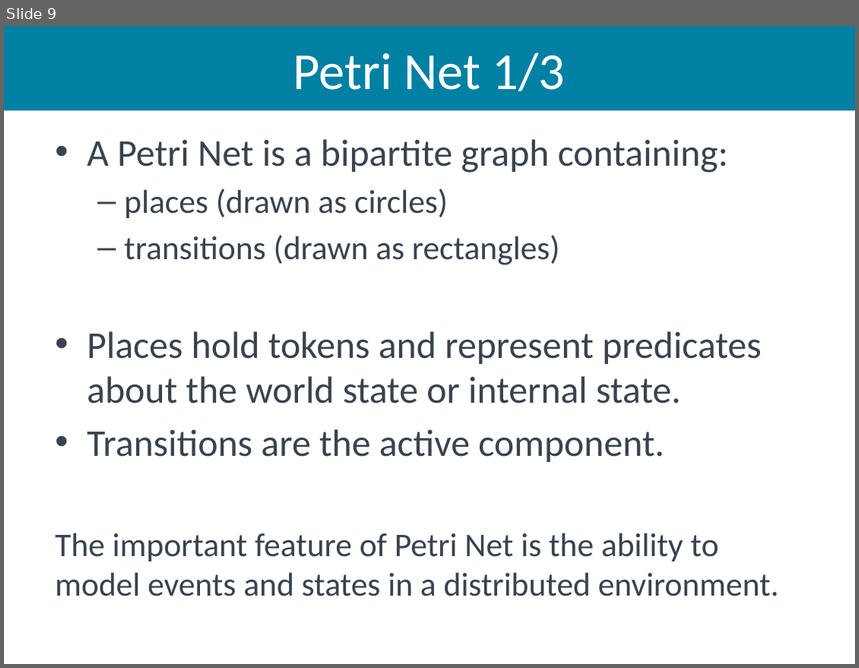
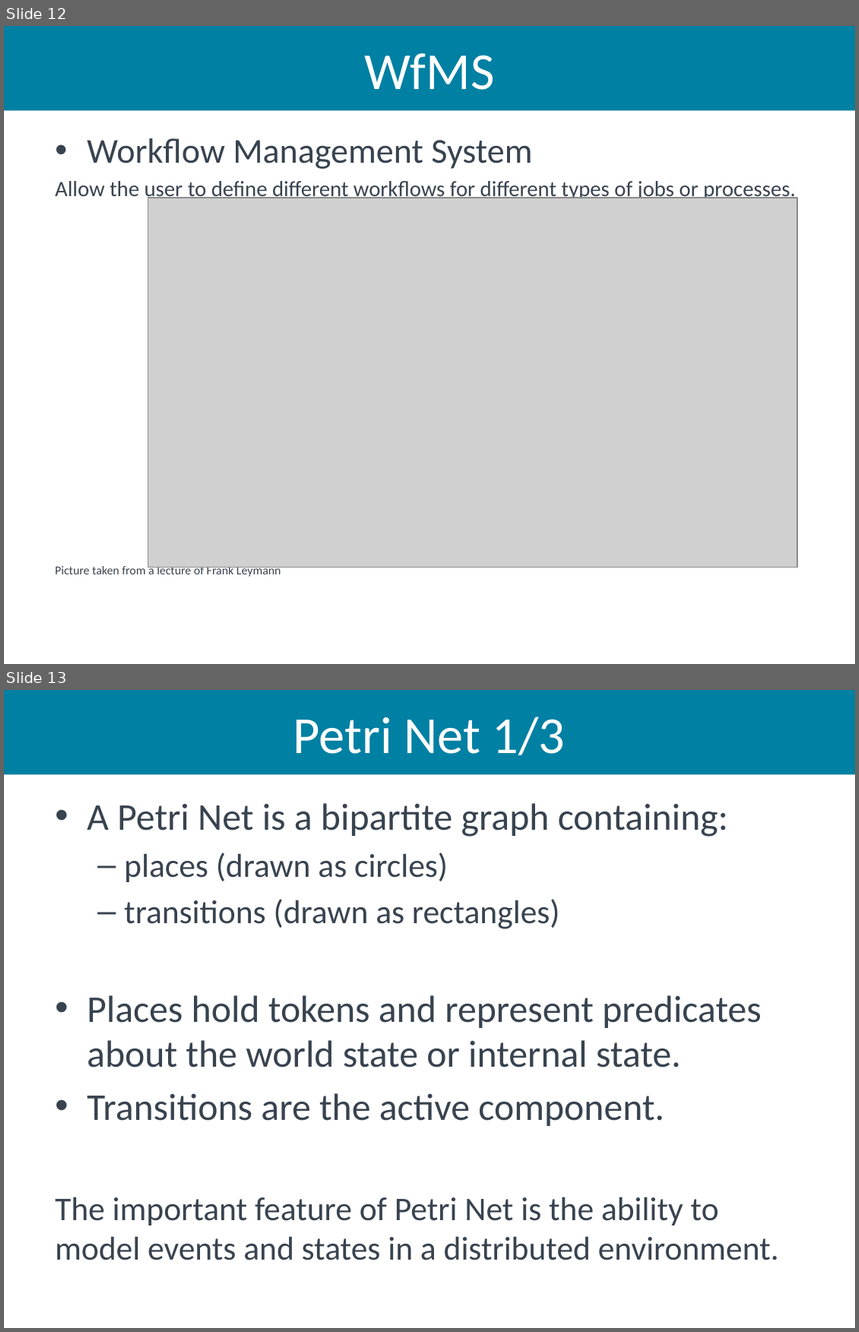
Before and after one commit to aiked/cs565, a slide deck: presentation/michath_slides.pptx. Shown one above the other, each under a label of ours: slide 9 before the commit, slides 12 and 13 after it. The pictures are 859x668 and 859x1332 pixels, drawn with LibreOffice and Linux fonts; fonts in the diff are those of the drawing; grey boxes stand for pictures. Boxes give left, top, right and bottom in pixels: in the first picture for what was removed or moved away, otherwise in the second. Text is boxed around its words. In the diff, an @@ line names an element or a change of style, - is before the commit and + after.

```diff
--- a/presentation/michath_slides.pptx
+++ b/presentation/michath_slides.pptx
@@ slide 12 added at (4,26,855,664), background #FFFFFF @@
@@ title added at (4,26,855,110), fill #0080A3, 44 pt, text #FFFFFF @@
+WfMS
@@ text added at (55,138,796,577), 18.5 pt, text #38434F @@
+• Workflow Management System
+Allow the user to define different workflows for different types of jobs or processes.
+Picture taken from a lecture of Frank Leymann
@@ picture added at (148,198,797,567) @@
@@ what was slide 9 is now slide 13 @@
```
Also in this commit, not shown: 5 slides changed, 31 other slides added.
